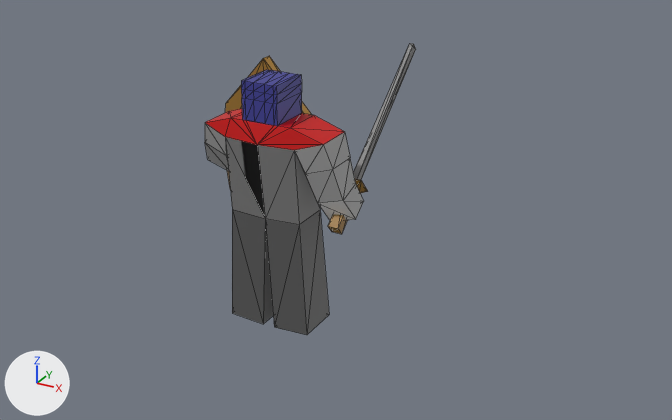
An edit to the glTF model public/resources/units/legion.glb, drawn before and after from the same camera.
Before and after are seen from a 50 mm lens placed at (1.66, -2.67, 1.32), pointed at (0.09, 0.19, -0.11). Every picture has the same lights, and +X, +Y and +Z are marked at lower left. Mesh edges are drawn as thin lines. Where no turn or scale is listed for an object, it has been applied to the vertices.
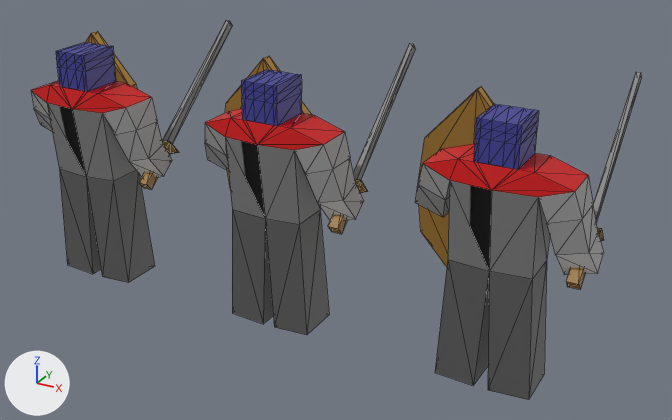
The newer file is also rescaled (x0.299), turned or shifted as a whole; pictures and numbers use the older file's frame.

The edits, one by one:
Material 'ShoulderPads.002' (mat_shoulderpads_002) is new.
Its base color is (0.597, 0.0, 0.0) (red #cb0000).
Material 'Face.002' (mat_face_002) is new.
Its base color is (0.326, 0.158, 0.027) (brown #9b6f2e).
Material 'ShieldCenter.002' (mat_shieldcenter_002) is new.
Its base color is (0.8, 0.498, 0.19) (beige #e7bb79).
Material 'Arms.002' (mat_arms_002) is new.
Its base color is (0.4, 0.4, 0.4) (grey #aaaaaa).
Material 'SwordBlade.002' (mat_swordblade_002) is new.
Its base color is (0.22, 0.22, 0.22) (grey #818181).
Material 'Material.002' (mat_material_002) is new.
Its base color is (0.8, 0.8, 0.8) (white #e7e7e7).
Its roughness is 0.4.
Material 'Helmet.002' (mat_helmet_002) is new.
Its base color is (0.05, 0.05, 0.3) (blue #3f3f95).
Material 'Shield.002' (mat_shield_002) is new.
Its base color is (0.332, 0.171, 0.0252) (brown #9c732c).
Material 'Legs.002' (mat_legs_002) is new.
Its base color is (0.1, 0.1, 0.1) (dark grey #595959).
Material 'Torso.002' (mat_torso_002) is new.
Its base color is (0.2, 0.2, 0.2) (grey #7c7c7c).
Material 'SwordBlade.001' (mat_swordblade_001) is new.
Its base color is (0.22, 0.22, 0.22) (grey #818181).
Material 'Face.001' (mat_face_001) is new.
Its base color is (0.326, 0.158, 0.027) (brown #9b6f2e).
Material 'ShoulderPads.001' (mat_shoulderpads_001) is new.
Its base color is (0.597, 0.0, 0.0) (red #cb0000).
Material 'Torso.001' (mat_torso_001) is new.
Its base color is (0.2, 0.2, 0.2) (grey #7c7c7c).
Material 'Helmet.001' (mat_helmet_001) is new.
Its base color is (0.05, 0.05, 0.3) (blue #3f3f95).
Material 'Legs.001' (mat_legs_001) is new.
Its base color is (0.1, 0.1, 0.1) (dark grey #595959).
Material 'Arms.001' (mat_arms_001) is new.
Its base color is (0.4, 0.4, 0.4) (grey #aaaaaa).
Material 'Shield.001' (mat_shield_001) is new.
Its base color is (0.332, 0.171, 0.0252) (brown #9c732c).
Material 'ShieldCenter.001' (mat_shieldcenter_001) is new.
Its base color is (0.8, 0.498, 0.19) (beige #e7bb79).
Material 'Material.001' (mat_material_001) is new.
Its base color is (0.8, 0.8, 0.8) (white #e7e7e7).
Its roughness is 0.4.
Mesh me_cube_002 is new.
It has 150 vertices, 288 faces and spans x -0.401..0.304, y -0.175..0.528, z -0.674..0.285.
It uses material mat_material_002 (white #e7e7e7).
It uses material mat_shield_002 (brown #9c732c).
It uses material mat_swordblade_002 (grey #818181).
It uses material mat_shoulderpads_002 (red #cb0000).
It uses material mat_torso_002 (grey #7c7c7c).
It uses material mat_legs_002 (dark grey #595959).
It uses material mat_shieldcenter_002 (beige #e7bb79).
It uses material mat_helmet_002 (blue #3f3f95).
It uses material mat_face_002 (brown #9b6f2e).
It uses material mat_arms_002 (grey #aaaaaa).
Mesh me_cube_001 is new.
It has 150 vertices, 288 faces and spans x -0.401..0.304, y -0.175..0.528, z -0.674..0.285.
It uses material mat_material_001 (white #e7e7e7).
It uses material mat_shield_001 (brown #9c732c).
It uses material mat_swordblade_001 (grey #818181).
It uses material mat_shoulderpads_001 (red #cb0000).
It uses material mat_torso_001 (grey #7c7c7c).
It uses material mat_legs_001 (dark grey #595959).
It uses material mat_shieldcenter_001 (beige #e7bb79).
It uses material mat_helmet_001 (blue #3f3f95).
It uses material mat_face_001 (brown #9b6f2e).
It uses material mat_arms_001 (grey #aaaaaa).
Object 'Cube.003' (ob_cube_003) is new; it shows me_cube_002.
Its location is (0.837, 0.0, 0.2).
Object 'Cube.002' (ob_cube_002) is new; it shows me_cube_001.
Its location is (-0.837, 0.0, 0.2).

Boxes [x1, y1, x2, y2] around the edits, measured in the pictures (672 x 420 px):
'Cube.003', added
    after: [415, 72, 642, 400]
    faces in mat_legs_002 (dark grey #595959): [435, 260, 547, 400]
    faces in mat_torso_002 (grey #7c7c7c): [448, 180, 550, 279]
    faces in mat_shoulderpads_002 (red #cb0000): [423, 144, 588, 197]
    faces in mat_arms_002 (grey #aaaaaa): [415, 164, 604, 273]
    faces in mat_shield_002 (brown #9c732c): [418, 86, 603, 289]
'Cube.002', added
    after: [31, 20, 233, 283]
    faces in mat_legs_001 (dark grey #595959): [59, 169, 155, 283]
    faces in mat_torso_001 (grey #7c7c7c): [47, 103, 136, 181]
    faces in mat_arms_001 (grey #aaaaaa): [31, 91, 172, 176]
    faces in mat_helmet_001 (blue #3f3f95): [56, 42, 116, 92]
    faces in mat_shoulderpads_001 (red #cb0000): [31, 81, 152, 113]
